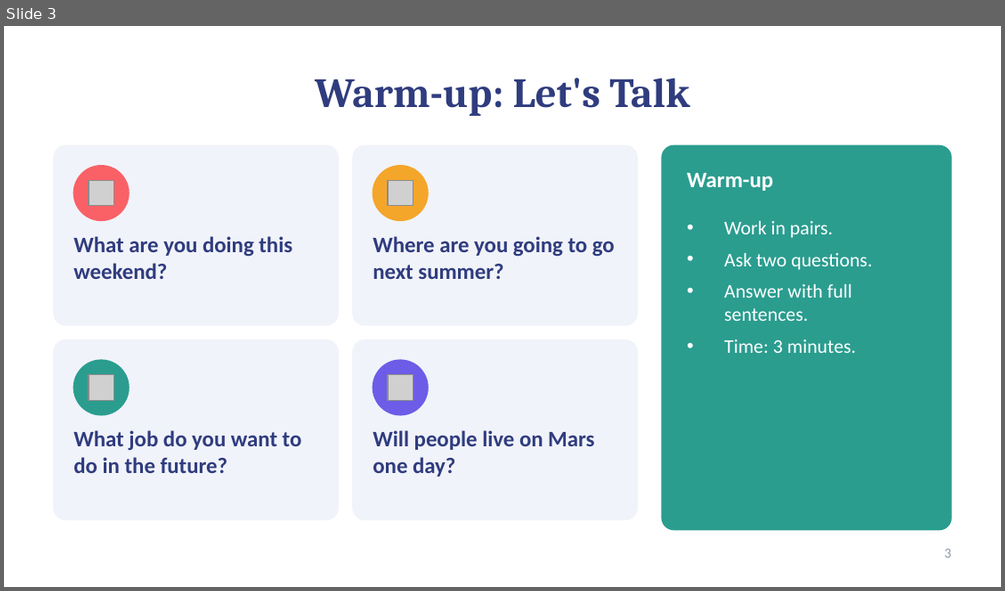
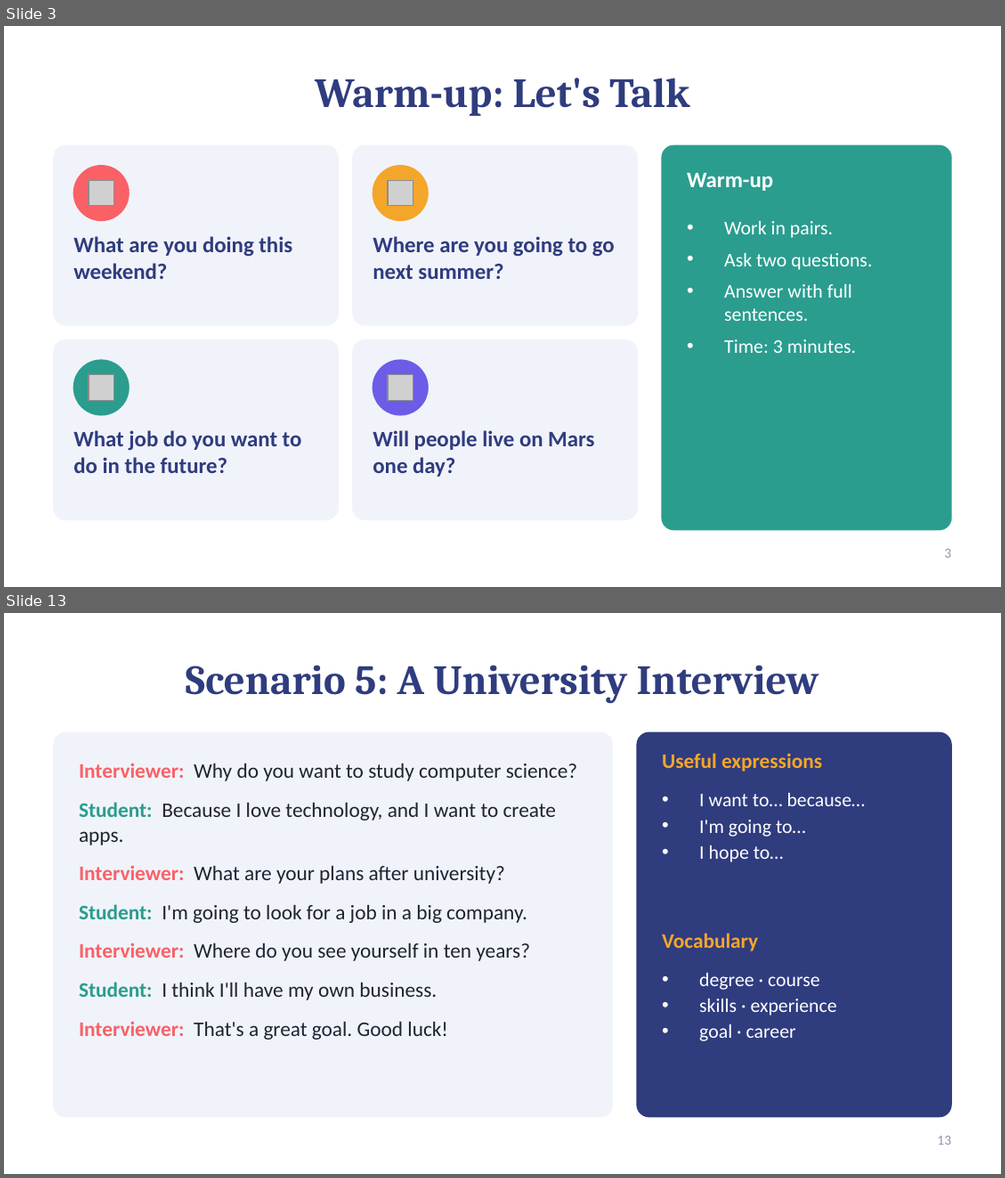
Before and after one commit to moundhermghezzi321-oss/leafgraud, a slide deck: Lesson5_Plans_and_Dreams.pptx. Shown one above the other, each under a label of ours: slide 3 before the commit, slides 3 and 13 after it; the slides between them are not shown. The pictures are 1005x591 and 1005x1178 pixels, drawn with LibreOffice and Linux fonts; fonts in the diff are those of the drawing; grey boxes stand for pictures. Boxes give left, top, right and bottom in pixels: in the first picture for what was removed or moved away, otherwise in the second. Text is boxed around its words. In the diff, an @@ line names an element or a change of style, - is before the commit and + after.

```diff
--- a/Lesson5_Plans_and_Dreams.pptx
+++ b/Lesson5_Plans_and_Dreams.pptx
@@ slide 13 added at <box>4,613,1001,1174</box>, background #FFFFFF @@
@@ title added at <box>186,665,819,703</box>, 30 pt, text #2F3C7E, bold @@
+Scenario 5: A University Interview
@@ rounded rectangle added at <box>54,732,612,1117</box>, fill #F1F3FA, outline #F1F3FA 1 pt @@
@@ rounded rectangle added at <box>637,732,951,1117</box>, fill #2F3C7E, outline #2F3C7E 1 pt @@
@@ text added at <box>79,763,577,1039</box>, 15 pt, text #1F2433 @@
+Interviewer: Why do you want to study computer science?
+Student: Because I love technology, and I want to create apps.
+Interviewer: What are your plans after university?
+Student: I'm going to look for a job in a big company.
+Interviewer: Where do you see yourself in ten years?
+Student: I think I'll have my own business.
+Interviewer: That's a great goal. Good luck!
@@ text added at <box>662,753,822,771</box>, 15 pt, text #F4A62A, bold @@
+Useful expressions
@@ text added at <box>699,793,866,862</box>, 14 pt, text #FFFFFF @@
+• I want to… because…
+• I'm going to…
+• I hope to…
@@ text added at <box>662,933,758,951</box>, 15 pt, text #F4A62A, bold @@
+Vocabulary
@@ text added at <box>699,973,837,1041</box>, 14 pt, text #FFFFFF @@
+• degree · course
+• skills · experience
+• goal · career
@@ page number added at <box>937,1135,951,1144</box>, 10 pt, text #8D99AE @@
+13
```
Also in this commit, not shown: 11 slides changed, 6 other slides added, 6 slides removed.
